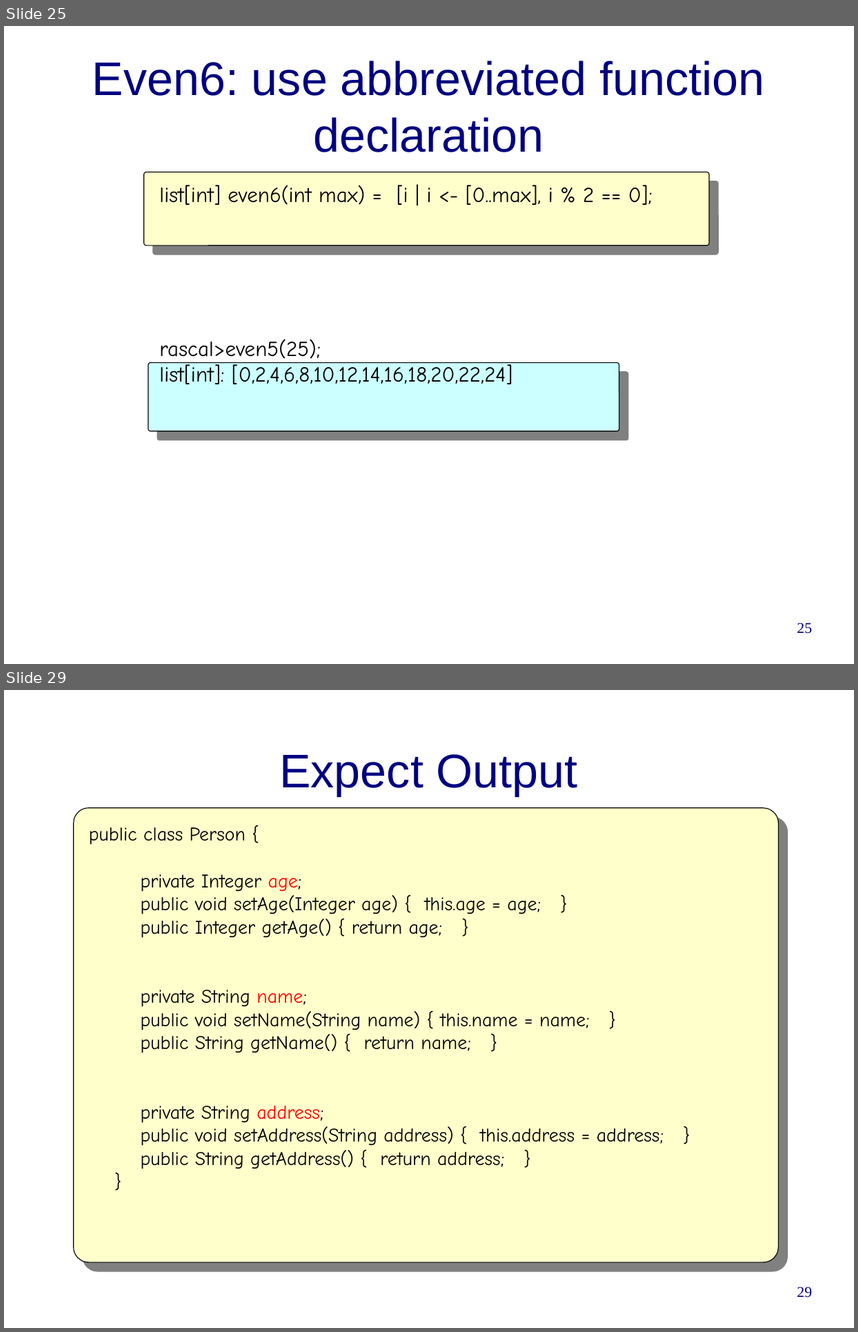
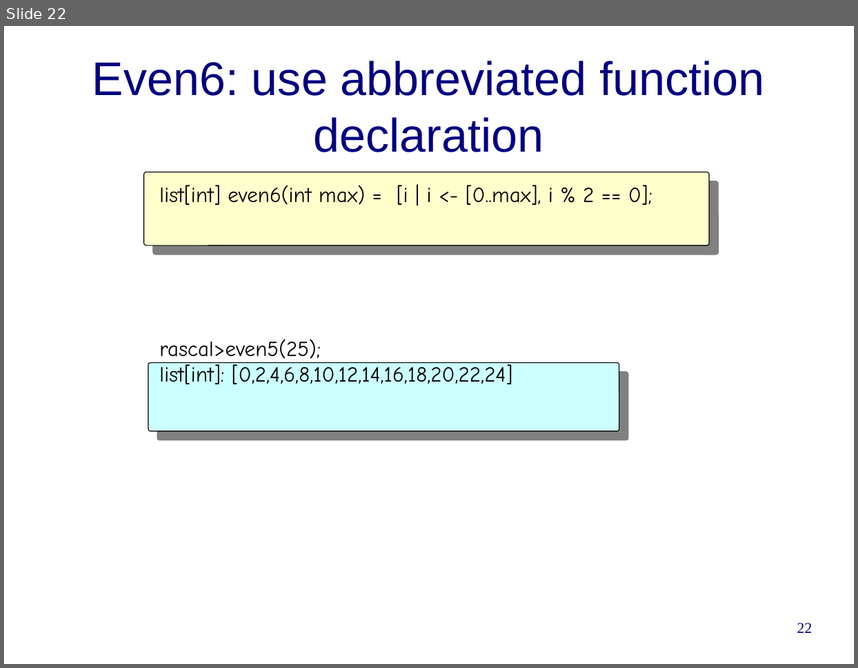
Before and after one commit to cwi-swat/rascal-course-pldi-2015, a slide deck: presentations/rascal-overview.odp. Shown one above the other, each under a label of ours: slides 25 and 29 before the commit, slide 22 after it; the slides between them are not shown. The pictures are 858x1332 and 858x668 pixels, drawn with LibreOffice and Linux fonts; fonts in the diff are those of the drawing; background and template pictures are left out. Boxes give left, top, right and bottom in pixels: in the first picture for what was removed or moved away, otherwise in the second. Text is boxed around its words. In the diff, an @@ line names an element or a change of style, - is before the commit and + after.

```diff
--- a/presentations/rascal-overview.odp
+++ b/presentations/rascal-overview.odp
@@ slide 29 removed at [4,690,854,1328], background #FFFFFF @@
@@ title removed at [279,754,578,796] @@
-Expect Output
@@ rounded rectangle removed at [74,808,778,1263] @@
@@ text removed at [89,827,664,1169] @@
-public class Person {
-private Integer age;
-public void setAge(Integer age) { this.age = age; }
-public Integer getAge() { return age; }
-private String name;
-public void setName(String name) { this.name = name; }
-public String getName() { return name; }
-private String address;
-public void setAddress(String address) { this.address = address; }
-public String getAddress() { return address; }
-}
@@ page number removed at [797,1286,812,1297] @@
-29
@@ what was slide 25 is now slide 22 @@
@@ page number at [797,622,812,633]: text changed @@
-25
+22
```
Also in this commit, not shown: 4 slides changed, 2 slides added, 11 other slides removed, 2 other files.
